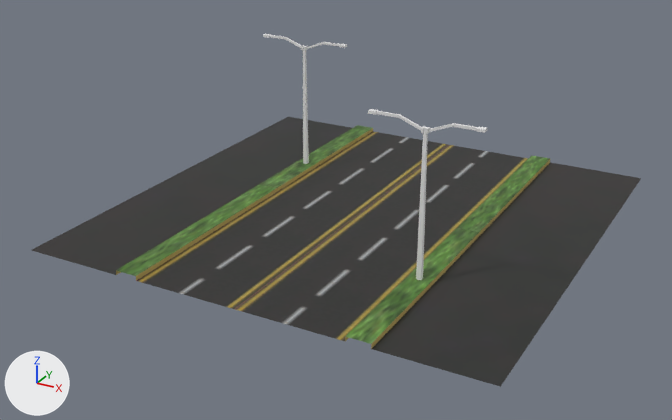
Before and after pictures for a commit that changed the OBJ model data/mars/maps/import/map0/blvd_main.obj.
Before and after are seen from a camera (50 mm lens) standing at (1.38, -2.71, 1.34) and looking at (-0.04, -0.13, 0.05). Arrows for +X, +Y and +Z are at lower left; the lights stay in place. Where no turn or scale is listed for an object, it has been applied to the vertices. Vertices at the same position are counted once.

The first picture shows 'blvd_main_Plane.002'.
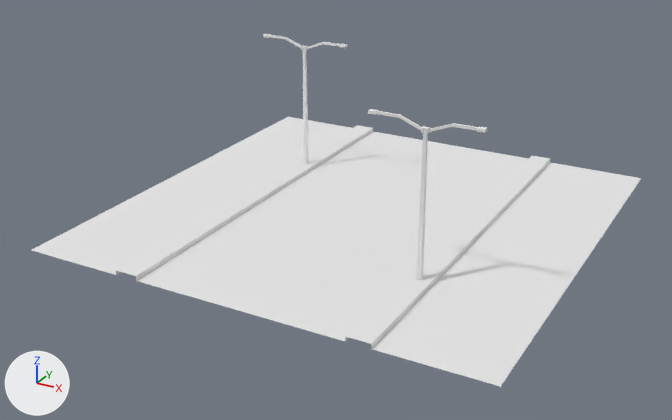
Boxes (x1, y1, x2, y2) around the edits, measured in the pictures (672 x 420 px):
```json
{"object": "blvd_main_Plane.002", "change": "recoloured", "before": [32, 34, 641, 387], "after": [32, 34, 641, 387], "on screen": "black to white"}
{"part": 1, "of": "me_blvd_main_plane_002", "change": "recoloured", "before": [32, 117, 641, 387], "after": [32, 117, 641, 387], "on screen": "black to white"}
```

Scene script edits in JSON lines:
```json
{"op": "set", "path": "mat_marsindx_239.base_color", "old": "(0.456, 0.342, 0.0595)", "new": "(0.8, 0.8, 0.8)", "note": "yellow #b49e45 -> white #e7e7e7"}
{"op": "add", "block": "mat_marscity", "code": ["mat_marscity = principled_material('marscity')", "mat_marscity.base_color = (0.8, 0.8, 0.8)  # white #e7e7e7", "mat_marscity.roughness = 1.0"]}
{"block": "me_blvd_main_plane_002", "where": "me_blvd_main_plane_002.from_pydata(...)  # 219 vertices, 186 faces; spans x -0.8..0.8, y -0.8..0.8, z 0.0..0.52"}
{"block": "me_blvd_main_plane_002", "where": "# used by ob_blvd_main_plane_002; location = (0.0, 0.0, 0.0)"}
{"block": "me_blvd_main_plane_002", "change": "me_blvd_main_plane_002 part 1: all 48 faces that had it switch from mat_marscity_001 (picture img_marscity_tga) to mat_marscity (white #e7e7e7)"}
```
